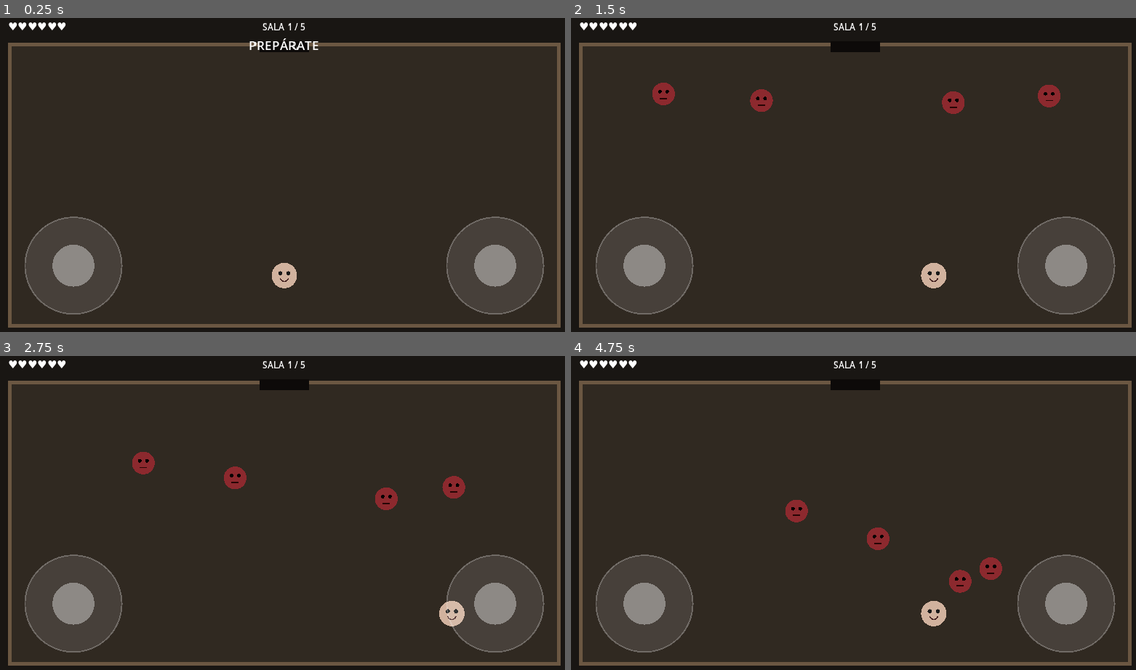
Above: before the commit, frames 1-4 (two rows, left to right).
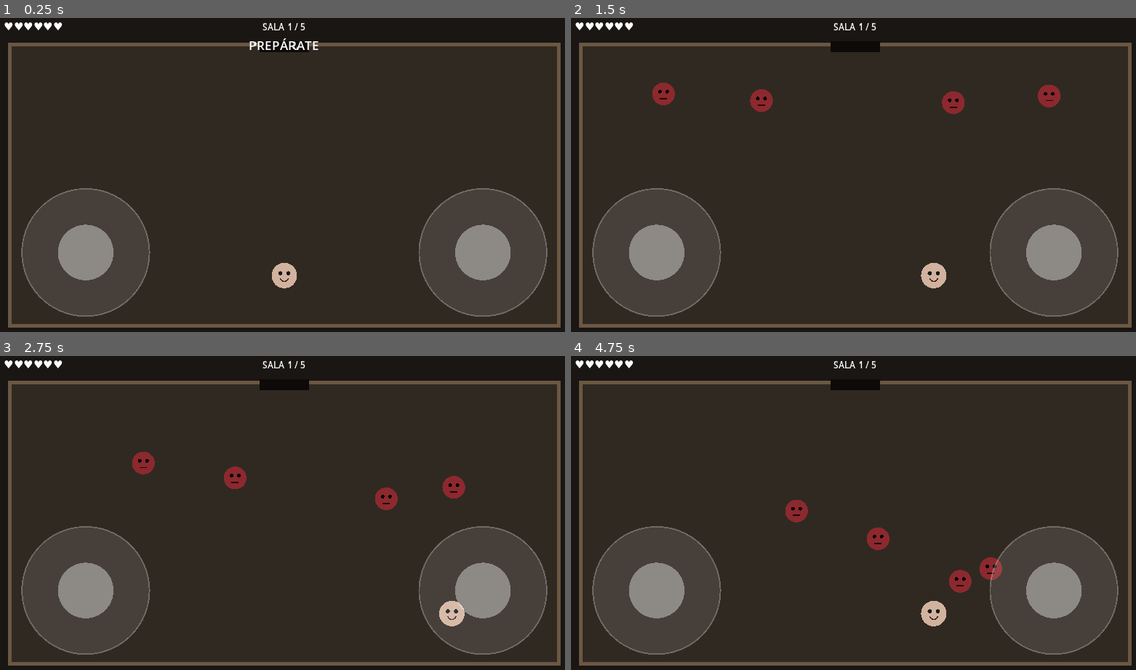
Above: after the commit, the same moments.

Repository: LoloscarPrr/Binding-of-Ismael
Game: Godot game, scene res://scenes/main.tscn
Two runs of this game, one before a commit and one after it. Both use one fixed random seed, a clock stepped at 60 frames per second and the inputs below.
Inputs (mouse positions are in pixels of both pictures, inside the frame that each line leads up to):
- Up to frame 1 (0.25 s): no input
- Up to frame 2 (1.5 s): tap Enter at 0.5 s; move the mouse to (983, 159) at 0.52 s; hold D (move_right) 0.53-1.25 s; click (983, 159) at 0.67 s; drag from (740, 190) to (825, 240) at 1.27 s
- Up to frame 3 (2.75 s): move the mouse to (344, 440) at 2.02 s; hold D (move_right) from 2.03 s (still down)
- Up to frame 4 (4.75 s): release D (move_right) at 2.75 s; drag from (825, 578) to (678, 465) at 2.77 s; move the mouse to (1028, 563) at 3.52 s; hold A (move_left) 3.53-4.25 s; drag from (678, 465) to (768, 431) at 4.27 s

The runs differ from the first frame. In frame 1, 9.1% of the frame differs, in the area x 0-97%, y 1-96%; in frame 2, 9.1%; in frame 3, 9.0%; in frame 4, 9.1%.

Commit message:
ui: enlarge twin-stick controls

Diff:
--- a/scripts/main.gd
+++ b/scripts/main.gd
@@ -54,11 +54,9 @@
 	await get_tree().create_timer(ROOM_ENTRY_DELAY).timeout
 	if generation != _spawn_generation or _game_over:
 		return
-
 	var count: int = mini(3 + _room_index, 7)
 	var positions: Array[Vector2] = _deterministic_spawn_positions(count)
 	_enemies_alive = positions.size()
-
 	for spawn_position: Vector2 in positions:
 		var enemy := IsmaelEnemy.new()
 		enemy.position = spawn_position
@@ -67,7 +65,6 @@
 		enemy.set_movement_bounds(room_rect)
 		enemy.defeated.connect(_on_enemy_defeated)
 		add_child(enemy)
-
 	_transition_locked = false
 	status_label.text = ""
 	queue_redraw()
@@ -79,8 +76,6 @@
 	return Vector2(center_x, room_rect.position.y + room_rect.size.y * 0.82)
 
 func _deterministic_spawn_positions(count: int) -> Array[Vector2]:
-	# Los enemigos solo usan la mitad superior de la sala.
-	# La franja inferior queda completamente reservada para la entrada del jugador.
 	var slots: Array[Vector2] = [
 		Vector2(0.14, 0.16), Vector2(0.86, 0.16),
 		Vector2(0.32, 0.18), Vector2(0.68, 0.18),
@@ -92,16 +87,12 @@
 	var min_dimension: float = minf(room_rect.size.x, room_rect.size.y)
 	var minimum_separation: float = maxf(110.0, min_dimension * MIN_ENEMY_SEPARATION_RATIO)
 	var player_safe_radius: float = maxf(room_rect.size.y * 0.43, 300.0)
-
 	for ratio: Vector2 in slots:
 		if result.size() >= count:
 			break
 		var candidate: Vector2 = room_rect.position + room_rect.size * ratio
-
-		# Regla absoluta: nunca permitir un spawn dentro de la zona segura del jugador.
 		if candidate.distance_to(player.position) < player_safe_radius:
 			continue
-
 		var separated := true
 		for existing: Vector2 in result:
 			if candidate.distance_to(existing) < minimum_separation:
@@ -109,8 +100,6 @@
 				break
 		if separated:
 			result.append(candidate)
-
-	# En pantallas extremadamente pequeñas priorizamos seguridad sobre cantidad.
 	return result
 
 func _create_touch_ui() -> void:
@@ -141,20 +130,18 @@
 	var screen_size: Vector2 = get_viewport_rect().size
 	var short_side: float = minf(screen_size.x, screen_size.y)
 	var ui_scale: float = clampf(short_side / 720.0, 0.78, 1.35)
-	var stick_side: float = clampf(short_side * 0.40, 220.0, 320.0)
+	var stick_side: float = clampf(short_side * 0.50, 270.0, 390.0)
 	var stick_size := Vector2(stick_side, stick_side)
-	var margin_x: float = clampf(screen_size.x * 0.025, 22.0, 52.0)
-	var margin_bottom: float = clampf(screen_size.y * 0.025, 18.0, 36.0)
-
+	var margin_x: float = clampf(screen_size.x * 0.018, 16.0, 40.0)
+	var margin_bottom: float = clampf(screen_size.y * 0.015, 10.0, 26.0)
 	left_stick.size = stick_size
 	right_stick.size = stick_size
-	left_stick.stick_radius = stick_side * 0.37
-	right_stick.stick_radius = stick_side * 0.37
-	left_stick.knob_radius = stick_side * 0.16
-	right_stick.knob_radius = stick_side * 0.16
+	left_stick.stick_radius = stick_side * 0.39
+	right_stick.stick_radius = stick_side * 0.39
+	left_stick.knob_radius = stick_side * 0.17
+	right_stick.knob_radius = stick_side * 0.17
 	left_stick.position = Vector2(margin_x, screen_size.y - stick_side - margin_bottom)
 	right_stick.position = Vector2(screen_size.x - stick_side - margin_x, screen_size.y - stick_side - margin_bottom)
-
 	var health_font: int = maxi(18, int(round(24.0 * ui_scale)))
 	var room_font: int = maxi(16, int(round(20.0 * ui_scale)))
 	var status_font: int = maxi(20, int(round(28.0 * ui_scale)))
@@ -162,7 +149,6 @@
 	room_label.add_theme_font_size_override("font_size", room_font)
 	status_label.add_theme_font_size_override("font_size", status_font)
 	restart_button.add_theme_font_size_override("font_size", health_font)
-
 	health_label.position = Vector2(margin_x, clampf(screen_size.y * 0.025, 14.0, 28.0))
 	var room_width: float = clampf(screen_size.x * 0.20, 190.0, 280.0)
 	room_label.position = Vector2(screen_size.x * 0.5 - room_width * 0.5, health_label.position.y)
@@ -185,12 +171,10 @@
 func _physics_process(_delta: float) -> void:
 	if _game_over or not is_instance_valid(player):
 		return
-
 	if _transition_locked:
 		player.move_input = Vector2.ZERO
 		player.aim_input = Vector2.ZERO
 		return
-
 	var keyboard_move := Input.get_vector("move_left", "move_right", "move_up", "move_down")
 	var keyboard_aim := Input.get_vector("shoot_left", "shoot_right", "shoot_up", "shoot_down")
 	player.move_input = left_stick.value if left_stick.value.length() > 0.0 else keyboard_move
